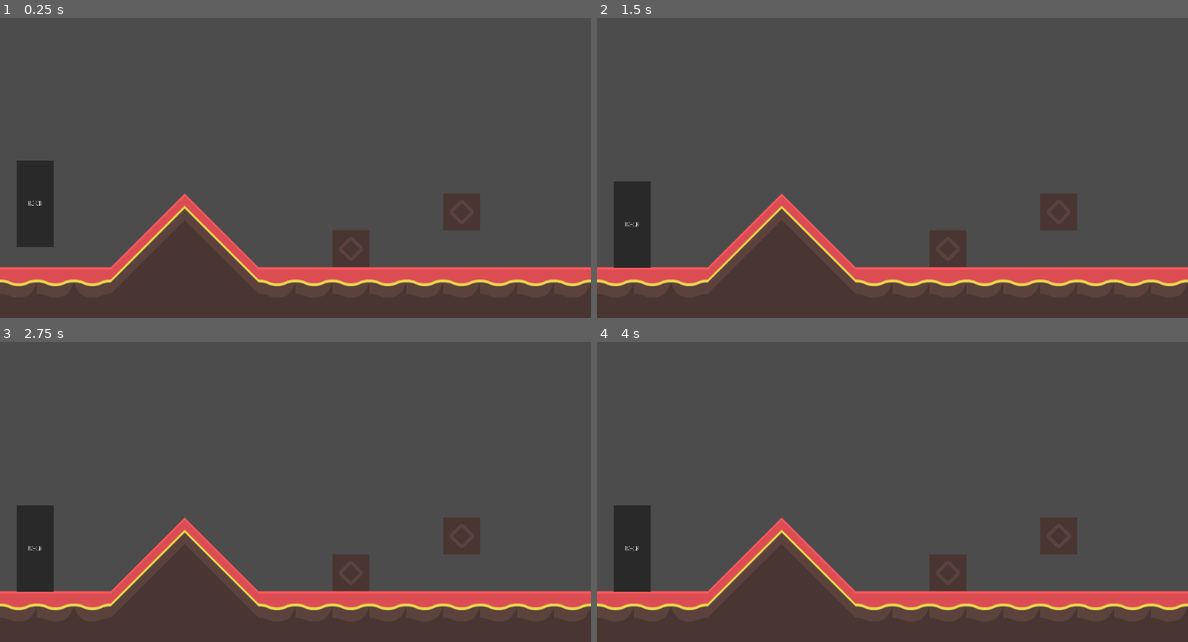
Above: before the commit, frames 1-4 (two rows, left to right).
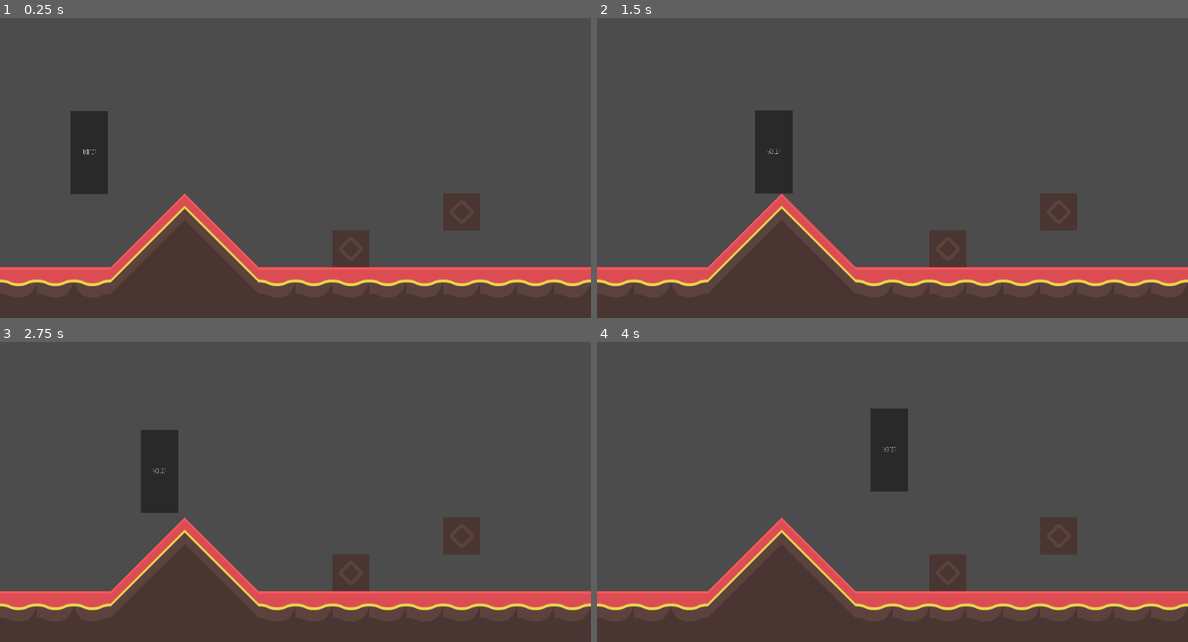
Above: after the commit, the same moments.

Repository: INF19IT2/2d-Jump-n-Run-SE
Game: Godot game, scene res://Scenes/First_Level/First_Level.tscn
Two runs of this game, one before a commit and one after it. Both use one fixed random seed, a clock stepped at 60 frames per second and the inputs below. The project has no main scene, so this scene is started directly.
Inputs:
- Up to frame 1 (0.25 s): no input
- Up to frame 2 (1.5 s): hold D (move_right, bound only after the commit) from 0.53 s (still down); tap W (move_up, bound only after the commit) at 0.6, 0.77, 1.07, 1.35 s
- Up to frame 3 (2.75 s): tap W (move_up, bound only after the commit) at 1.52, 1.82, 2.1 s; release D (move_right, bound only after the commit) at 2.03 s; hold A (move_left, bound only after the commit) from 2.03 s (still down)
- Up to frame 4 (4 s): release A (move_left, bound only after the commit) at 2.78 s; hold D (move_right, bound only after the commit) from 2.78 s (still down); tap W (move_up, bound only after the commit) at 2.85, 3.02, 3.32, 3.6, 3.77 s

The runs differ from the first frame. In frame 1, 3.5% of the frame differs, in the area x 2-19%, y 31-77%; in frame 2, 3.5%; in frame 3, 3.5%; in frame 4, 3.5%.

Commit message:
Implemented Basic Player Movement  Gravity, 'W''A''S' and Space for Movement
 Changes to be committed:
	modified:   2d-Jump-n-Run-SE/Scenes/First_Level/First_Level.tscn
	modified:   2d-Jump-n-Run-SE/Scenes/First_Level/first_level_tileset.tres
	new file:   2d-Jump-n-Run-SE/Scenes/Objects/Player.tscn
	deleted:    2d-Jump-n-Run-SE/Scripts/Player_Modell/Collision_Script.gd
	new file:   2d-Jump-n-Run-SE/Scripts/Player_Modell/Player_Script.gd
	modified:   2d-Jump-n-Run-SE/project.godot

Diff:
--- a/2d-Jump-n-Run-SE/Scenes/First_Level/First_Level.tscn
+++ b/2d-Jump-n-Run-SE/Scenes/First_Level/First_Level.tscn
@@ -1,10 +1,7 @@
-[gd_scene load_steps=4 format=2]
+[gd_scene load_steps=3 format=2]
 
 [ext_resource path="res://Scenes/First_Level/first_level_tileset.tres" type="TileSet" id=1]
-[ext_resource path="res://placeholder.png" type="Texture" id=2]
-
-[sub_resource type="RectangleShape2D" id=1]
-extents = Vector2( 33.7427, 75.2299 )
+[ext_resource path="res://Scenes/Objects/Player.tscn" type="PackedScene" id=3]
 
 [node name="Node2D" type="Node2D"]
 
@@ -19,14 +16,5 @@
 format = 1
 tile_data = PoolIntArray( 393220, 13, 0, 393221, 14, 0, 393228, 10, 0, 458755, 13, 0, 458756, 22, 0, 458757, 23, 0, 458 …(489 unchanged characters)…
 
-[node name="RigidBody2D" type="RigidBody2D" parent="CanvasLayer"]
-mode = 2
-
-[node name="Sprite" type="Sprite" parent="CanvasLayer/RigidBody2D"]
-position = Vector2( 60.7352, 399.117 )
-scale = Vector2( 0.0533761, 0.166467 )
-texture = ExtResource( 2 )
-
-[node name="CollisionShape2D" type="CollisionShape2D" parent="CanvasLayer/RigidBody2D"]
-position = Vector2( 60.0677, 397.782 )
-shape = SubResource( 1 )
+[node name="Player" parent="CanvasLayer" instance=ExtResource( 3 )]
+position = Vector2( 155, 286 )
--- a/2d-Jump-n-Run-SE/Scenes/First_Level/first_level_tileset.tres
+++ b/2d-Jump-n-Run-SE/Scenes/First_Level/first_level_tileset.tres
@@ -56,13 +56,10 @@
 [sub_resource type="ConvexPolygonShape2D" id=18]
 points = PoolVector2Array( 0, 0, 64, 0, 64, 64, 0, 64 )
 
-[sub_resource type="NavigationPolygon" id=29]
+[sub_resource type="NavigationPolygon" id=19]
 vertices = PoolVector2Array( 0, 0, 64, 0, 64, 64, 0, 64 )
 polygons = [ PoolIntArray( 0, 1, 2, 3 ) ]
 
-[sub_resource type="ConvexPolygonShape2D" id=30]
-points = PoolVector2Array( 0, 0, 64, 0, 64, 64, 0, 64 )
-
 [sub_resource type="ConvexPolygonShape2D" id=20]
 points = PoolVector2Array( 0, 0, 64, 0, 64, 64, 0, 64 )
 
@@ -88,6 +85,9 @@
 points = PoolVector2Array( 0, 0, 64, 0, 64, 64, 0, 64 )
 
 [sub_resource type="ConvexPolygonShape2D" id=28]
+points = PoolVector2Array( 0, 0, 64, 0, 64, 64, 0, 64 )
+
+[sub_resource type="ConvexPolygonShape2D" id=29]
 points = PoolVector2Array( 0, 0, 64, 0, 64, 64, 0, 64 )
 
 [resource]
--- /dev/null
+++ b/2d-Jump-n-Run-SE/Scenes/Objects/Player.tscn
@@ -0,0 +1,17 @@
+[gd_scene load_steps=4 format=2]
+
+[ext_resource path="res://placeholder.png" type="Texture" id=1]
+[ext_resource path="res://Scripts/Player_Modell/Player_Script.gd" type="Script" id=2]
+
+[sub_resource type="RectangleShape2D" id=1]
+extents = Vector2( 32.5065, 71.9971 )
+
+[node name="Player" type="KinematicBody2D"]
+script = ExtResource( 2 )
+
+[node name="Sprite" type="Sprite" parent="."]
+scale = Vector2( 0.0541667, 0.16 )
+texture = ExtResource( 1 )
+
+[node name="CollisionShape2D" type="CollisionShape2D" parent="."]
+shape = SubResource( 1 )
--- a/2d-Jump-n-Run-SE/Scripts/Player_Modell/Collision_Script.gd
+++ /dev/null
@@ -1,16 +0,0 @@
-extends CollisionShape2D
-
-
-# Declare member variables here. Examples:
-# var a = 2
-# var b = "text"
-
-
-# Called when the node enters the scene tree for the first time.
-func _ready():
-	pass # Replace with function body.
-
-
-# Called every frame. 'delta' is the elapsed time since the previous frame.
-#func _process(delta):
-#	pass
--- /dev/null
+++ b/2d-Jump-n-Run-SE/Scripts/Player_Modell/Player_Script.gd
@@ -0,0 +1,29 @@
+extends KinematicBody2D
+
+#define variables
+var speed : int = 200
+var jumpForce : int = 500
+var gravity : int = 800
+
+var velocity = Vector2()
+
+#gets called 60 times a second
+func _physics_process(delta):
+	velocity.x = 0
+
+	#define movement
+	if Input.is_action_pressed("move_right"):
+		velocity.x += 200
+	if Input.is_action_pressed("move_left"):
+		velocity.x -= 200
+
+	#gravity
+	velocity.y += gravity * delta
+
+	#define Jumping
+	if Input.is_action_just_pressed("move_up") and is_on_floor():
+		velocity.y -= jumpForce
+
+	#Applying Velocity
+		#Vector2.UP -> Ground is facing up
+	velocity = move_and_slide(velocity, Vector2.UP)
--- a/2d-Jump-n-Run-SE/project.godot
+++ b/2d-Jump-n-Run-SE/project.godot
@@ -18,6 +18,30 @@
 config/name="2d- Jump-n- Run- Se"
 config/icon="res://icon.png"
 
+[input]
+
+move_left={
+"deadzone": 0.5,
+"events": [ Object(InputEventKey,"resource_local_to_scene":false,"resource_name":"","device":0,"alt":false,"shift":false,"control":false,"meta":false,"command":false,"pressed":false,"scancode":65,"unicode":0,"echo":false,"script":null)
+ ]
+}
+move_right={
+"deadzone": 0.5,
+"events": [ Object(InputEventKey,"resource_local_to_scene":false,"resource_name":"","device":0,"alt":false,"shift":false,"control":false,"meta":false,"command":false,"pressed":false,"scancode":68,"unicode":0,"echo":false,"script":null)
+ ]
+}
+move_down={
+"deadzone": 0.5,
+"events": [ Object(InputEventKey,"resource_local_to_scene":false,"resource_name":"","device":0,"alt":false,"shift":false,"control":false,"meta":false,"command":false,"pressed":false,"scancode":83,"unicode":0,"echo":false,"script":null)
+ ]
+}
+move_up={
+"deadzone": 0.5,
+"events": [ Object(InputEventKey,"resource_local_to_scene":false,"resource_name":"","device":0,"alt":false,"shift":false,"control":false,"meta":false,"command":false,"pressed":false,"scancode":87,"unicode":0,"echo":false,"script":null)
+, Object(InputEventKey,"resource_local_to_scene":false,"resource_name":"","device":0,"alt":false,"shift":false,"control":false,"meta":false,"command":false,"pressed":false,"scancode":32,"unicode":0,"echo":false,"script":null)
+ ]
+}
+
 [rendering]
 
 environment/default_environment="res://default_env.tres"
Not shown: 9 places in 2d-Jump-n-Run-SE/Scenes/First_Level/first_level_tileset.tres that only renumber resources
